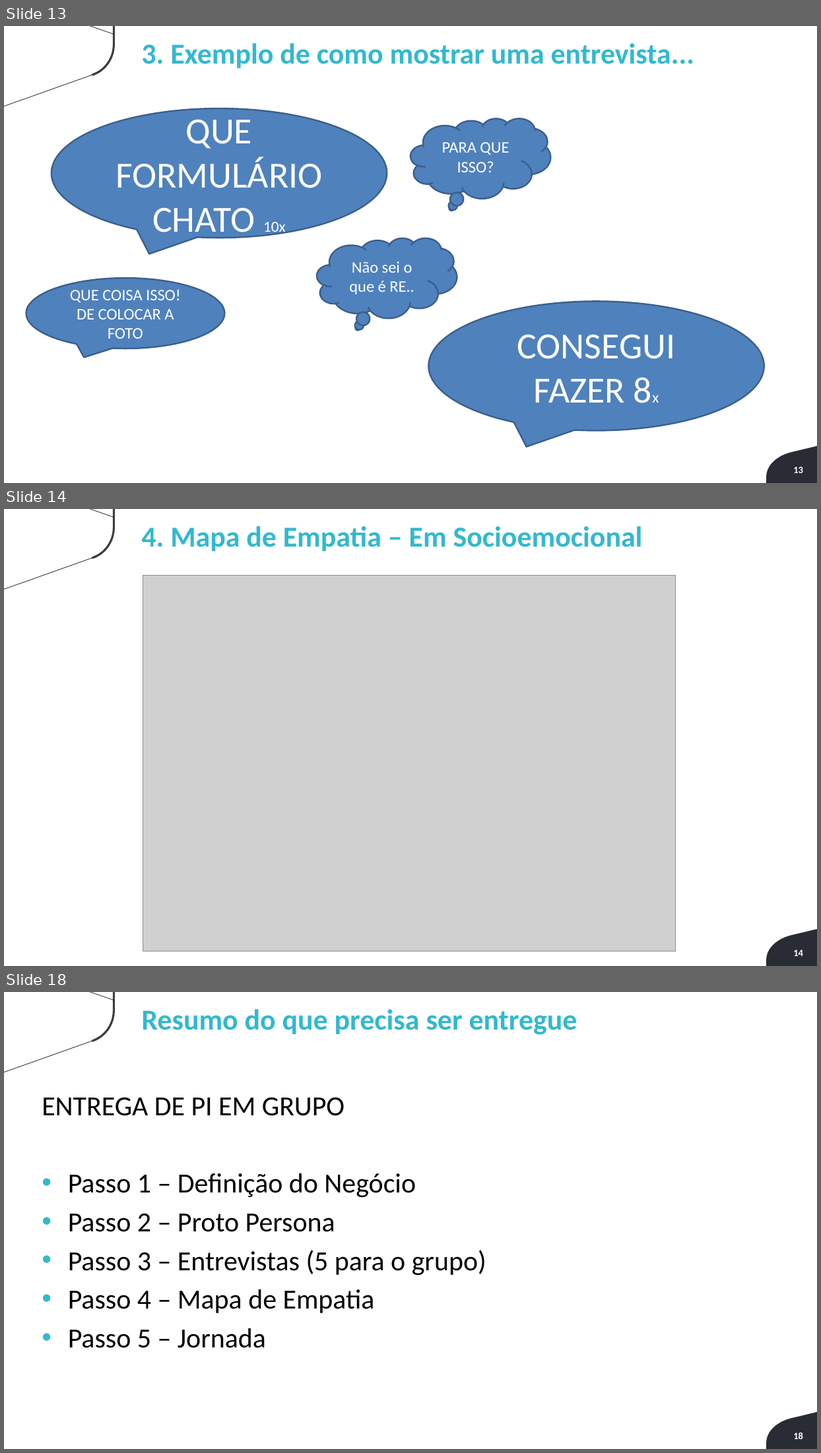
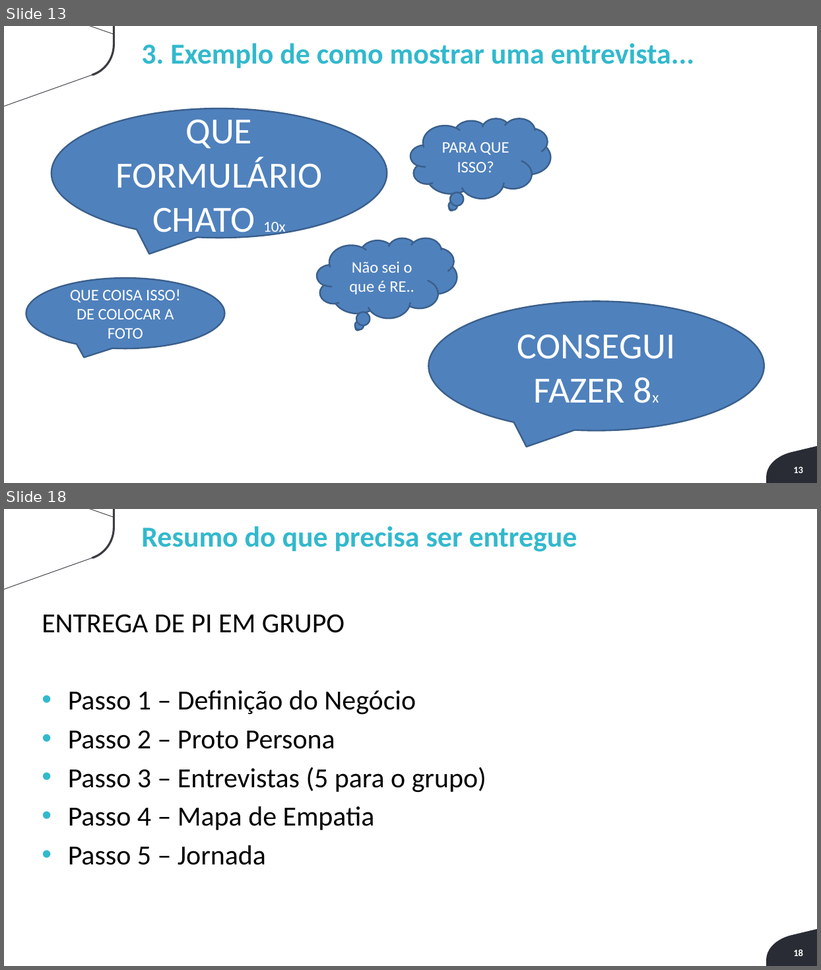
Before and after one commit to robertogsl/Grupo1-3ADSA, a slide deck: Documentação/Entregavel-do-projeto-jornada1.pptx.pptx. Shown one above the other, each under a label of ours: slides 13, 14 and 18 before the commit, slides 13 and 18 after it; the slides between them are not shown. The pictures are 821x1453 and 821x970 pixels, drawn with LibreOffice and Linux fonts; fonts in the diff are those of the drawing; grey boxes stand for pictures; background and template pictures are left out. Boxes give left, top, right and bottom in pixels: in the first picture for what was removed or moved away, otherwise in the second. Text is boxed around its words. In the diff, an @@ line names an element or a change of style, - is before the commit and + after.

Commit message:
jornada de usuario e mapa de empatia

```diff
--- a/Documentação/Entregavel-do-projeto-jornada1.pptx.pptx
+++ b/Documentação/Entregavel-do-projeto-jornada1.pptx.pptx
@@ slide 14 removed at <box>4,509,817,966</box>, background #FFFFFF; not listed: 2 template elements that a slide beside it also shows @@
@@ text removed at <box>141,526,643,551</box> @@
-4. Mapa de Empatia – Em Socioemocional
@@ picture removed at <box>143,576,675,951</box> @@
@@ page number removed at <box>793,950,803,956</box> @@
-14
```
Also in this commit, not shown: 4 slides changed, 2 slides added, 1 other slide removed, 2 other files.
